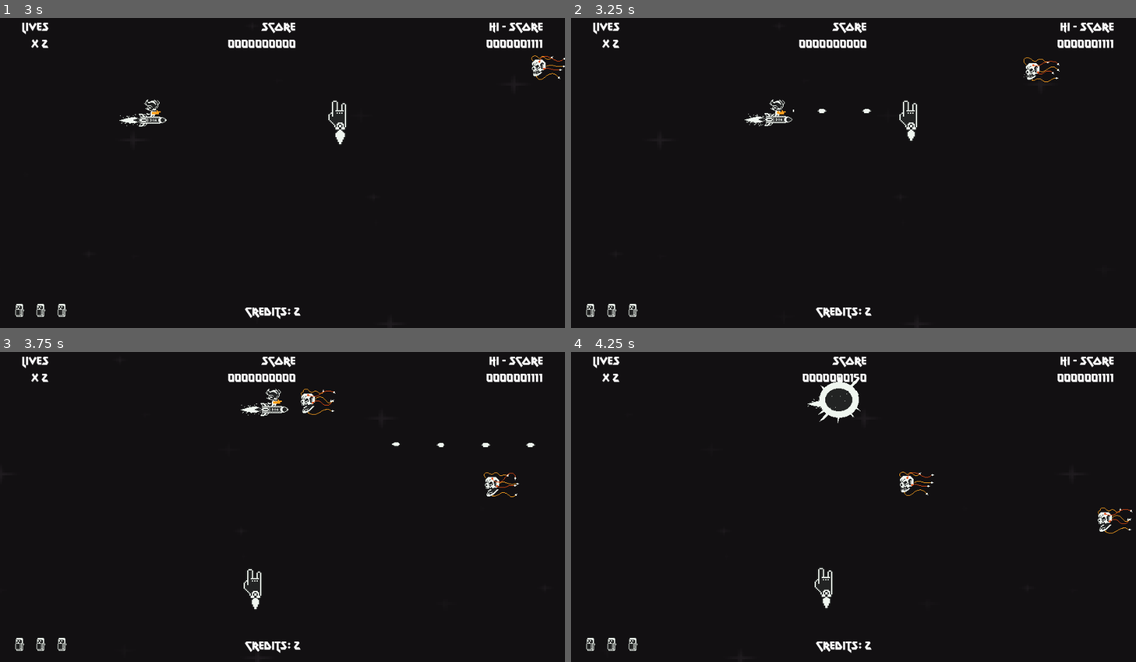
Above: before the commit, frames 1-4 (two rows, left to right).
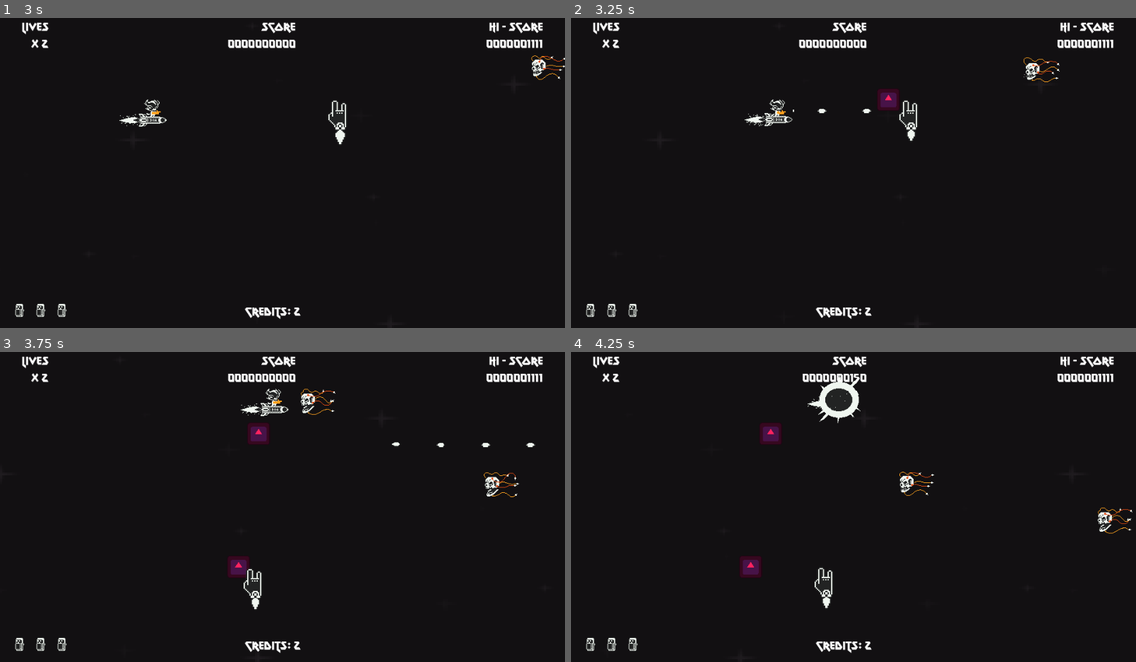
Above: after the commit, the same moments.

Repository: rnakkas/GodotSandbox
Game: Godot game, scene res://ShmupSandbox/Main/Scenes/main.tscn
Same seed, same stepped clock (60 frames per second), same inputs: the game is played once before the commit and once after it. The engine's default icon, where the game draws it, is replaced by a stand-in: a white triangle on a blue panel in a dark square.
Inputs (mouse positions are in pixels of both pictures, inside the frame that each line leads up to):
- Up to frame 1 (3 s): tap Enter (ui_accept) at 0.5, 0.77, 1.25, 1.52 s; move the mouse to (406, 154) at 0.52 s; hold D (move_right) 0.53-1.28 s; tap 5 at 0.6, 1.55 s; move the mouse to (169, 185) at 1.27 s; hold S (move_down) 1.28-2 s; tap Shift (bomb) at 1.35 s; click "Play" at 2 s; move the mouse to (339, 98) at 2.77 s; hold D (move_right) from 2.78 s (still down); hold Space (shoot) from 2.78 s (still down)
- Up to frame 2 (3.25 s): keep holding D (move_right); keep holding Space (shoot); tap 5 at 3.05 s
- Up to frame 3 (3.75 s): move the mouse to (254, 565) at 3.52 s; release D (move_right) at 3.53 s; release Space (shoot) at 3.53 s; hold W (move_up) from 3.53 s (still down); tap 5 at 3.6 s
- Up to frame 4 (4.25 s): keep holding W (move_up); tap Enter (ui_accept) at 3.77 s

Frame 1 is identical in both runs. In frame 2, 0.3% of the frame differs, in the area x 54-58%, y 22-30%; in frame 3, 0.5%; in frame 4, 0.5%, in the area x 29-38%, y 22-73%.

Commit message:
pickups-score-items: Started adding score item logic

Diff:
--- a/ShmupSandbox/Autoloads/signals_bus.gd
+++ b/ShmupSandbox/Autoloads/signals_bus.gd
@@ -28,6 +28,8 @@
 
 signal spawn_powerup_event(sp : Vector2)
 
+signal spawn_score_item_event(sp: Vector2)
+
 signal powerup_collected_event(powerup : int, score : int)
 
 signal powerup_max_level_event(powerup : int)
--- a/ShmupSandbox/Debug/Scripts/debug_layer.gd
+++ b/ShmupSandbox/Debug/Scripts/debug_layer.gd
@@ -50,3 +50,7 @@
 			var player_hurtbox : Area2D =  player.get_node("hurtbox")
 			player_hurtbox.set_deferred("monitorable", true)
 			player_hurtbox.set_deferred("monitoring", true)
+
+	if Input.is_key_label_pressed(KEY_5):
+		var mouse_pos : Vector2 = get_viewport().get_mouse_position()
+		SignalsBus.spawn_score_item_event.emit(mouse_pos)
--- a/ShmupSandbox/Main/Scripts/pickups_spawner.gd
+++ b/ShmupSandbox/Main/Scripts/pickups_spawner.gd
@@ -1,11 +1,13 @@
 class_name PickupsSpanwer extends Node2D
 
 @export var powerup_packed_scene : PackedScene = preload("res://ShmupSandbox/Pickups/Scenes/pickup_powerup.tscn")
+@export var sccore_item_packed_scene : PackedScene = preload("res://ShmupSandbox/Pickups/Scenes/pickup_score.tscn")
 
 signal add_pickup_to_game(pickup : Node2D)
 
 func _ready() -> void:
 	SignalsBus.spawn_powerup_event.connect(self._on_spawn_powerup_event)
+	SignalsBus.spawn_score_item_event.connect(self._on_spawn_score_item_event)
 
 
 func _on_spawn_powerup_event(sp : Vector2) -> void:
@@ -13,5 +15,14 @@
 
 func _instantiate_powerup(sp : Vector2) -> void:
 	var powerup : PickupPowerup = powerup_packed_scene.instantiate()
-	powerup.global_position = Vector2(sp)
+	powerup.global_position = sp
 	add_pickup_to_game.emit(powerup)
+
+
+func _on_spawn_score_item_event(sp: Vector2) -> void:
+	_instantiate_score_item(sp)
+
+func _instantiate_score_item(sp : Vector2) -> void:
+	var score_item : PickupScore = sccore_item_packed_scene.instantiate()
+	score_item.global_position = sp
+	add_pickup_to_game.emit(score_item)
--- /dev/null
+++ b/ShmupSandbox/Pickups/Scenes/pickup_score.tscn
@@ -0,0 +1,77 @@
+[gd_scene load_steps=7 format=3 uid="uid://dfre8yniuwyt4"]
+
+[ext_resource type="Script" uid="uid://stp67ytvmlks" path="res://ShmupSandbox/Pickups/Scripts/pickup_score.gd" id="1_8a424"]
+[ext_resource type="Texture2D" uid="uid://b0t3vogr3x06f" path="res://icon.svg" id="1_yvjqo"]
+
+[sub_resource type="CircleShape2D" id="CircleShape2D_yvjqo"]
+radius = 29.4279
+
+[sub_resource type="AtlasTexture" id="AtlasTexture_8a424"]
+atlas = ExtResource("1_yvjqo")
+region = Rect2(0, 0, 128, 128)
+
+[sub_resource type="AtlasTexture" id="AtlasTexture_1ijbi"]
+atlas = ExtResource("1_yvjqo")
+region = Rect2(0, 0, 128, 128)
+
+[sub_resource type="SpriteFrames" id="SpriteFrames_3pego"]
+animations = [{
+"frames": [{
+"duration": 1.0,
+"texture": SubResource("AtlasTexture_8a424")
+}, {
+"duration": 1.0,
+"texture": null
+}, {
+"duration": 1.0,
+"texture": null
+}, {
+"duration": 1.0,
+"texture": SubResource("AtlasTexture_8a424")
+}],
+"loop": false,
+"name": &"collect",
+"speed": 5.0
+}, {
+"frames": [{
+"duration": 1.0,
+"texture": SubResource("AtlasTexture_1ijbi")
+}],
+"loop": true,
+"name": &"idle",
+"speed": 5.0
+}]
+
+[node name="pickup_score" type="Area2D"]
+collision_layer = 32
+script = ExtResource("1_8a424")
+
+[node name="CollisionShape2D" type="CollisionShape2D" parent="."]
+shape = SubResource("CircleShape2D_yvjqo")
+debug_color = Color(0, 0.649289, 0.149823, 0.42)
+
+[node name="sprite_small" type="AnimatedSprite2D" parent="."]
+self_modulate = Color(0.0389765, 0.714681, 0, 1)
+scale = Vector2(0.3, 0.3)
+sprite_frames = SubResource("SpriteFrames_3pego")
+animation = &"idle"
+autoplay = "idle"
+
+[node name="sprite_medium" type="AnimatedSprite2D" parent="."]
+self_modulate = Color(0.601951, 0.553251, 1, 1)
+scale = Vector2(0.3, 0.3)
+sprite_frames = SubResource("SpriteFrames_3pego")
+animation = &"idle"
+autoplay = "idle"
+
+[node name="sprite_large" type="AnimatedSprite2D" parent="."]
+self_modulate = Color(1, 0.138911, 0.376033, 1)
+scale = Vector2(0.3, 0.3)
+sprite_frames = SubResource("SpriteFrames_3pego")
+animation = &"idle"
+autoplay = "idle"
+
+[node name="VisibleOnScreenNotifier2D" type="VisibleOnScreenNotifier2D" parent="."]
+position = Vector2(40, 0)
+
+[connection signal="screen_exited" from="VisibleOnScreenNotifier2D" to="." method="_on_visible_on_screen_notifier_2d_screen_exited"]
--- /dev/null
+++ b/ShmupSandbox/Pickups/Scripts/pickup_score.gd
@@ -0,0 +1,17 @@
+class_name PickupScore extends Area2D
+
+@onready var sprite_small : AnimatedSprite2D = $sprite_small
+@onready var sprite_medium : AnimatedSprite2D = $sprite_medium
+@onready var sprite_large : AnimatedSprite2D = $sprite_large
+
+@export var speed : float = 200.0
+
+
+func _process(delta: float) -> void:
+	global_position += speed * delta * Vector2.LEFT
+
+################################################
+#NOTE: Signal connection, when item leaves screen, it's despawned
+################################################
+func _on_visible_on_screen_notifier_2d_screen_exited() -> void:
+	call_deferred("queue_free")
Not shown, added: ShmupSandbox/Pickups/Scripts/pickup_score.gd.uid
